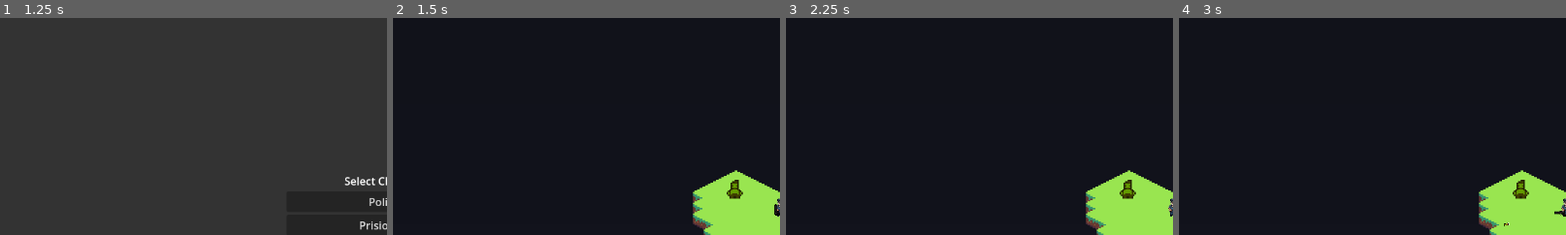
Above: before the commit, frames 1-4 (left to right).
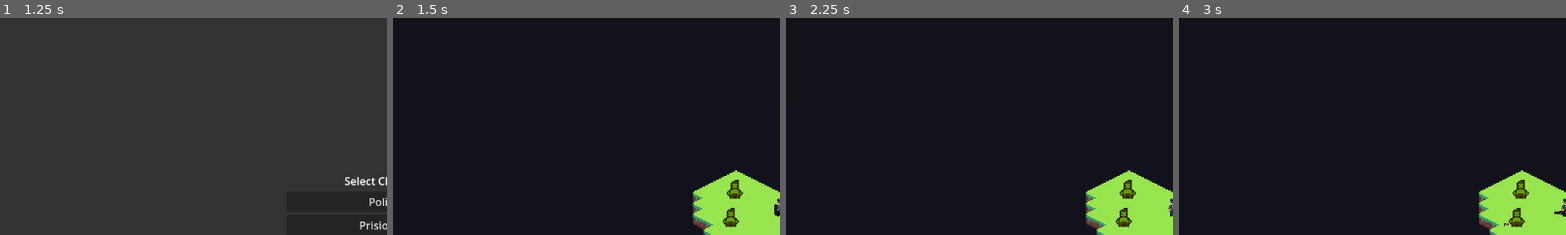
Above: after the commit, the same moments.

Repository: Kennykiller36/project-rogue-zombie
Game: Godot game, scene res://scenes/main_menu_scene/main_menu.tscn
Same seed, same stepped clock (60 frames per second), same inputs: the game is played once before the commit and once after it.
Inputs (mouse positions are % of the whole screen's width and height, from its top left):
- Up to frame 1 (1.25 s): click "Start Game" at 0.5 s
- Up to frame 2 (1.5 s): click "Policial" at 1.25 s
- Up to frame 3 (2.25 s): tap Enter at 2 s; move the mouse to (72, 45) at 2.02 s; hold Z (addHealth) from 2.03 s (still down)
- Up to frame 4 (3 s): click (72, 45) at 2.3 s; release Z (addHealth) at 2.75 s; tap Space at 2.75 s; drag from (30, 55) to (50, 48) at 2.77 s
The pictures show only the part of the screen within x 0-50%, y 4-54%; the shares and areas given below are measured in that part.

Frame 1 is identical in both runs. In frame 2, 0.3% of the frame differs, in the area x 85-90%, y 87-97%; in frame 3, 0.3%; in frame 4, 0.3%.

Commit message:
Add loja e moeda pro jogo

Diff:
--- /dev/null
+++ b/entidades/items/consumiveis/medkit.tres
@@ -0,0 +1,14 @@
+[gd_resource type="Resource" script_class="ItemData" load_steps=3 format=3 uid="uid://cn55opksg524u"]
+
+[ext_resource type="Texture2D" uid="uid://c5y03v5tytg4p" path="res://icon.svg" id="1_l0d1u"]
+[ext_resource type="Script" uid="uid://ckk24hwpo4osh" path="res://entidades/items/item_data.gd" id="2_h13wo"]
+
+[resource]
+script = ExtResource("2_h13wo")
+name = "Medkit"
+description = "Cura para vida total"
+price = 100
+icon = ExtResource("1_l0d1u")
+type = "Consumable"
+effect_type = "heal"
+effect_value = 100
--- /dev/null
+++ b/entidades/items/item_data.gd
@@ -0,0 +1,14 @@
+extends Resource
+class_name ItemData
+
+@export var name: String
+@export var description: String
+@export var price: int
+@export var icon: Texture2D
+@export_enum("Consumable", "WeaponMod") var type: String
+# For consumables
+@export var effect_type: String  # e.g., "heal", "ammo"
+@export var effect_value: int
+# For weapon mods
+@export var mod_stat: String  # e.g., "fire_rate", "max_ammo"
+@export var mod_value: float
--- /dev/null
+++ b/entidades/items/mod_de_arma/gatilho_leve.tres
@@ -0,0 +1,14 @@
+[gd_resource type="Resource" script_class="ItemData" load_steps=3 format=3 uid="uid://bp1f3ku5bskn4"]
+
+[ext_resource type="Texture2D" uid="uid://c5y03v5tytg4p" path="res://icon.svg" id="1_fh0up"]
+[ext_resource type="Script" uid="uid://ckk24hwpo4osh" path="res://entidades/items/item_data.gd" id="2_fghn1"]
+
+[resource]
+script = ExtResource("2_fghn1")
+name = "GatilhoLeve"
+description = "Aumenta a cadencia da arma por 30"
+price = 100
+icon = ExtResource("1_fh0up")
+type = "Consumable"
+effect_type = "heal"
+effect_value = 100
--- /dev/null
+++ b/entidades/mercante/npc_mercador.gd
@@ -0,0 +1,20 @@
+extends CharacterBody2D
+
+@onready var area = $Area2D  # Assuming there's an Area2D child for collision detection
+
+func _ready():
+	if area:
+		area.connect("area_entered", Callable(self, "_on_area_entered"))
+
+func _on_area_entered(area: Area2D):
+	if area.is_in_group("player"):
+		open_shop()
+
+func open_shop():
+	var jogador = get_tree().get_first_node_in_group("player")
+	if jogador:
+		if jogador.dinheiro_atual == 0:
+			jogador.dinheiro_atual = GameData.selected_player_data.dinheiroInicial
+		var shop_scene = preload("res://scenes/shop/loja.tscn").instantiate()
+		get_tree().root.add_child(shop_scene)
+		shop_scene.initialize(jogador)
--- /dev/null
+++ b/entidades/mercante/npc_mercante.tscn
@@ -0,0 +1,35 @@
+[gd_scene load_steps=5 format=3 uid="uid://o0t4nhk5iafk"]
+
+[ext_resource type="Script" uid="uid://grmbmm0mu15x" path="res://entidades/mercante/npc_mercador.gd" id="1_ub0pa"]
+[ext_resource type="Texture2D" uid="uid://dk8cy5t0xs3nx" path="res://sprites/personagens_principais/player.png" id="2_lfwyo"]
+
+[sub_resource type="CircleShape2D" id="CircleShape2D_kqu6x"]
+radius = 2.0
+
+[sub_resource type="RectangleShape2D" id="RectangleShape2D_f2but"]
+size = Vector2(12, 14)
+
+[node name="npc_mercante" type="CharacterBody2D"]
+z_index = 2
+collision_layer = 2
+collision_mask = 3
+motion_mode = 1
+wall_min_slide_angle = 0.0
+script = ExtResource("1_ub0pa")
+
+[node name="MovimentoCollisionShape2D" type="CollisionShape2D" parent="."]
+shape = SubResource("CircleShape2D_kqu6x")
+
+[node name="Sprite" type="Sprite2D" parent="."]
+modulate = Color(1, 1, 0, 1)
+texture_filter = 1
+position = Vector2(0, -6)
+texture = ExtResource("2_lfwyo")
+
+[node name="Area2D" type="Area2D" parent="." groups=["npc"]]
+
+[node name="DialogoCollisionShape2D" type="CollisionShape2D" parent="Area2D"]
+position = Vector2(0, -6)
+shape = SubResource("RectangleShape2D_f2but")
+
+[connection signal="area_entered" from="Area2D" to="." method="_on_area_2d_area_entered"]
--- a/entidades/player/fotografa.tres
+++ b/entidades/player/fotografa.tres
@@ -11,3 +11,4 @@
 velocidade = 20.0
 sprite = ExtResource("2_0gt1y")
 armaInicial = 3
+dinheiroInicial = 1000
--- a/entidades/player/player.gd
+++ b/entidades/player/player.gd
@@ -15,6 +15,7 @@
 ## Runtime state
 var saude: int
 var carga_habilidade: int = 100
+var dinheiro_atual: int = 0
 
 ## Movimento
 var max_speed: float
@@ -48,6 +49,7 @@
 	turn_speed = max_speed / TIME_TO_TURN
 	componente_sprite.texture = player_data.sprite
 	componente_arma.setup_weapon(player_data.armaInicial)
+	dinheiro_atual = player_data.dinheiroInicial
 
 func _physics_process(delta: float) -> void:
 	dir_input = Input.get_vector("left", "right", "up", "down")
@@ -69,10 +71,10 @@
 	move_and_slide()
 
 
-func aumentar_vida() -> void:
+func aumentar_vida(quantidade: int = 10) -> void:
 	if saude >= player_data.saudeMaxima:
 		return
-	saude = min(saude + 10, player_data.saudeMaxima)
+	saude = min(saude + quantidade, player_data.saudeMaxima)
 	barra_hp.hp = saude
 
 func diminuir_vida(dano: int) -> void:
--- a/entidades/player/player_data.gd
+++ b/entidades/player/player_data.gd
@@ -7,3 +7,5 @@
 @export var velocidade: float
 @export var sprite: Texture2D
 @export var armaInicial: int
+@export var dinheiroInicial: int
+@export var current_weapon: WeaponData  # Current weapon
--- a/entidades/player/policial.tres
+++ b/entidades/player/policial.tres
@@ -11,3 +11,4 @@
 velocidade = 20.0
 sprite = ExtResource("2_amcdb")
 armaInicial = 1
+dinheiroInicial = 1000
--- a/entidades/player/prisioneiro.tres
+++ b/entidades/player/prisioneiro.tres
@@ -11,3 +11,4 @@
 velocidade = 20.0
 sprite = ExtResource("2_52gam")
 armaInicial = 2
+dinheiroInicial = 1000
--- /dev/null
+++ b/scenes/shop/item_ui.gd
@@ -0,0 +1,22 @@
+extends HBoxContainer
+
+signal buy_pressed(item: ItemData)
+
+@onready var icon = $Icon
+@onready var name_label = $VBoxContainer/NameLabel
+@onready var description_label = $VBoxContainer/DescriptionLabel
+@onready var price_label = $VBoxContainer/PriceLabel
+@onready var buy_button = $BuyButton
+
+var item: ItemData
+
+func setup(item_data: ItemData):
+	item = item_data
+	icon.texture = item.icon
+	name_label.text = item.name
+	description_label.text = item.description
+	price_label.text = "Preço: " + str(item.price)
+	buy_button.connect("pressed", Callable(self, "_on_buy_pressed"))
+
+func _on_buy_pressed():
+	emit_signal("buy_pressed", item)
--- /dev/null
+++ b/scenes/shop/item_ui.tscn
@@ -0,0 +1,31 @@
+[gd_scene load_steps=2 format=3 uid="uid://6x1jrlin33co"]
+
+[ext_resource type="Script" uid="uid://cvt0jkyvfxg7i" path="res://scenes/shop/item_ui.gd" id="1"]
+
+[node name="ItemUI" type="HBoxContainer"]
+script = ExtResource("1")
+
+[node name="Icon" type="TextureRect" parent="."]
+layout_mode = 2
+size_flags_horizontal = 0
+size_flags_vertical = 4
+
+[node name="VBoxContainer" type="VBoxContainer" parent="."]
+layout_mode = 2
+size_flags_horizontal = 3
+
+[node name="NameLabel" type="Label" parent="VBoxContainer"]
+layout_mode = 2
+text = "Item Name"
+
+[node name="DescriptionLabel" type="Label" parent="VBoxContainer"]
+layout_mode = 2
+text = "Description"
+
+[node name="PriceLabel" type="Label" parent="VBoxContainer"]
+layout_mode = 2
+text = "Price: 0"
+
+[node name="BuyButton" type="Button" parent="."]
+layout_mode = 2
+text = "Comprar"
--- /dev/null
+++ b/scenes/shop/loja.tscn
@@ -0,0 +1,62 @@
+[gd_scene load_steps=2 format=3 uid="uid://c85ocprk87j71"]
+
+[ext_resource type="Script" uid="uid://c70avmf604vod" path="res://scenes/shop/shop_scene.gd" id="1_s4anx"]
+
+[node name="CanvasLayer" type="CanvasLayer"]
+script = ExtResource("1_s4anx")
+
+[node name="Loja" type="Control" parent="."]
+layout_mode = 1
+anchors_preset = 8
+anchor_left = 0.5
+anchor_top = 0.5
+anchor_right = 0.5
+anchor_bottom = 0.5
+offset_left = -400.0
+offset_top = -300.0
+offset_right = 400.0
+offset_bottom = 300.0
+grow_horizontal = 2
+grow_vertical = 2
+
+[node name="ScrollContainer" type="ScrollContainer" parent="Loja"]
+layout_mode = 1
+anchors_preset = 15
+anchor_right = 1.0
+anchor_bottom = 1.0
+offset_top = 40.0
+offset_bottom = -60.0
+grow_horizontal = 2
+grow_vertical = 2
+
+[node name="VBoxContainer" type="VBoxContainer" parent="Loja/ScrollContainer"]
+layout_mode = 2
+size_flags_horizontal = 3
+size_flags_vertical = 3
+
+[node name="CurrencyLabel" type="Label" parent="Loja"]
+layout_mode = 1
+anchors_preset = 5
+anchor_left = 0.5
+anchor_right = 0.5
+offset_left = -50.0
+offset_top = 10.0
+offset_right = 50.0
+offset_bottom = 30.0
+grow_horizontal = 2
+text = "Dinheiro: 0"
+
+[node name="BotaoSair" type="Button" parent="Loja"]
+layout_mode = 1
+anchors_preset = 3
+anchor_left = 1.0
+anchor_top = 1.0
+anchor_right = 1.0
+anchor_bottom = 1.0
+offset_left = -100.0
+offset_top = -50.0
+offset_right = -10.0
+offset_bottom = -10.0
+grow_horizontal = 0
+grow_vertical = 0
+text = "Sair"
--- /dev/null
+++ b/scenes/shop/shop_scene.gd
@@ -0,0 +1,58 @@
+extends CanvasLayer
+
+@onready var container_itens = $Loja/ScrollContainer/VBoxContainer
+@onready var rotulo_dinheiro = $Loja/CurrencyLabel
+@onready var botao_sair = $Loja/BotaoSair
+
+var shop_items: Array[ItemData] = [
+	preload("res://entidades/items/consumiveis/medkit.tres"),
+	preload("res://entidades/items/mod_de_arma/gatilho_leve.tres")
+]
+
+func _ready():
+	if botao_sair:
+		botao_sair.pressed.connect(_on_sair_pressionado)
+
+func initialize(jogador):
+	if jogador.dinheiro_atual == 0:
+		jogador.dinheiro_atual = GameData.selected_player_data.dinheiroInicial
+	atualizar_exibicao_dinheiro(jogador)
+	popular_loja()
+
+func popular_loja():
+	for item in shop_items:
+		var ui_item = preload("res://scenes/shop/item_ui.tscn").instantiate()
+		container_itens.add_child(ui_item)
+		ui_item.setup(item)
+		ui_item.buy_pressed.connect(_on_comprar_pressionado)
+
+func _on_comprar_pressionado(item: ItemData):
+	var jogador = get_tree().get_first_node_in_group("player")
+	if jogador and jogador.dinheiro_atual >= item.price:
+		jogador.dinheiro_atual -= item.price
+		aplicar_efeito_item(item, jogador)
+		atualizar_exibicao_dinheiro(jogador)
+	else:
+		print("Dinheiro insuficiente")
+
+func aplicar_efeito_item(item: ItemData, jogador: Player):
+	if item.type == "Consumable":
+		if item.effect_type == "heal":
+			if jogador and jogador.has_method("aumentar_vida"):
+				jogador.aumentar_vida(item.effect_value)
+				print("Bought item: ", item.name)
+
+	elif item.type == "WeaponMod":
+		if jogador.componente_arma and jogador.componente_arma.weapon_data:
+			if item.mod_stat == "fire_rate":
+				jogador.componente_arma.weapon_data.fire_rate *= item.mod_value
+				print("Bought item: ", item.name)
+
+func atualizar_exibicao_dinheiro(jogador: Player):
+	if rotulo_dinheiro:
+		rotulo_dinheiro.text = "Dinheiro: " + str(jogador.dinheiro_atual)
+	else:
+		push_error("rotulo_dinheiro is NULL – check node path")
+
+func _on_sair_pressionado():
+	queue_free()
--- a/scenes/test_scene/test_scene.tscn
+++ b/scenes/test_scene/test_scene.tscn
@@ -6,7 +6,8 @@
 [ext_resource type="PackedScene" uid="uid://chrmr726s6myt" path="res://entidades/player/player.tscn" id="3_xkp7d"]
 [ext_resource type="PackedScene" uid="uid://bwk1s1m7hif1b" path="res://scenes/aba_dialogos/ui_dialogo.tscn" id="6_vrddd"]
 [ext_resource type="PackedScene" uid="uid://qf84jogtbtmc" path="res://entidades/npc_dialogo/npc_da_run.tscn" id="7_vrddd"]
-[ext_resource type="Resource" path="res://entidades/player/policial.tres" id="8_policial"]
+[ext_resource type="PackedScene" uid="uid://o0t4nhk5iafk" path="res://entidades/mercante/npc_mercante.tscn" id="8_ork3v"]
+[ext_resource type="Resource" uid="uid://c5b22pb2nx8ov" path="res://entidades/player/policial.tres" id="8_policial"]
 
 [sub_resource type="NavigationPolygon" id="NavigationPolygon_wgdak"]
 vertices = PackedVector2Array(8, 0, 0, 4, -8, 0, 0, -4)
@@ -85,3 +86,6 @@
 offset_top = -29.0
 offset_right = 29.0
 offset_bottom = 29.0
+
+[node name="npc_mercante" parent="." instance=ExtResource("8_ork3v")]
+position = Vector2(-20, -19)
Not shown, added: entidades/items/item_data.gd.uid
Not shown, added: entidades/mercante/npc_mercador.gd.uid
Not shown, added: scenes/shop/item_ui.gd.uid
Not shown, added: scenes/shop/shop_scene.gd.uid
Not shown: 2 places in scenes/test_scene/test_scene.tscn that only renumber resources
